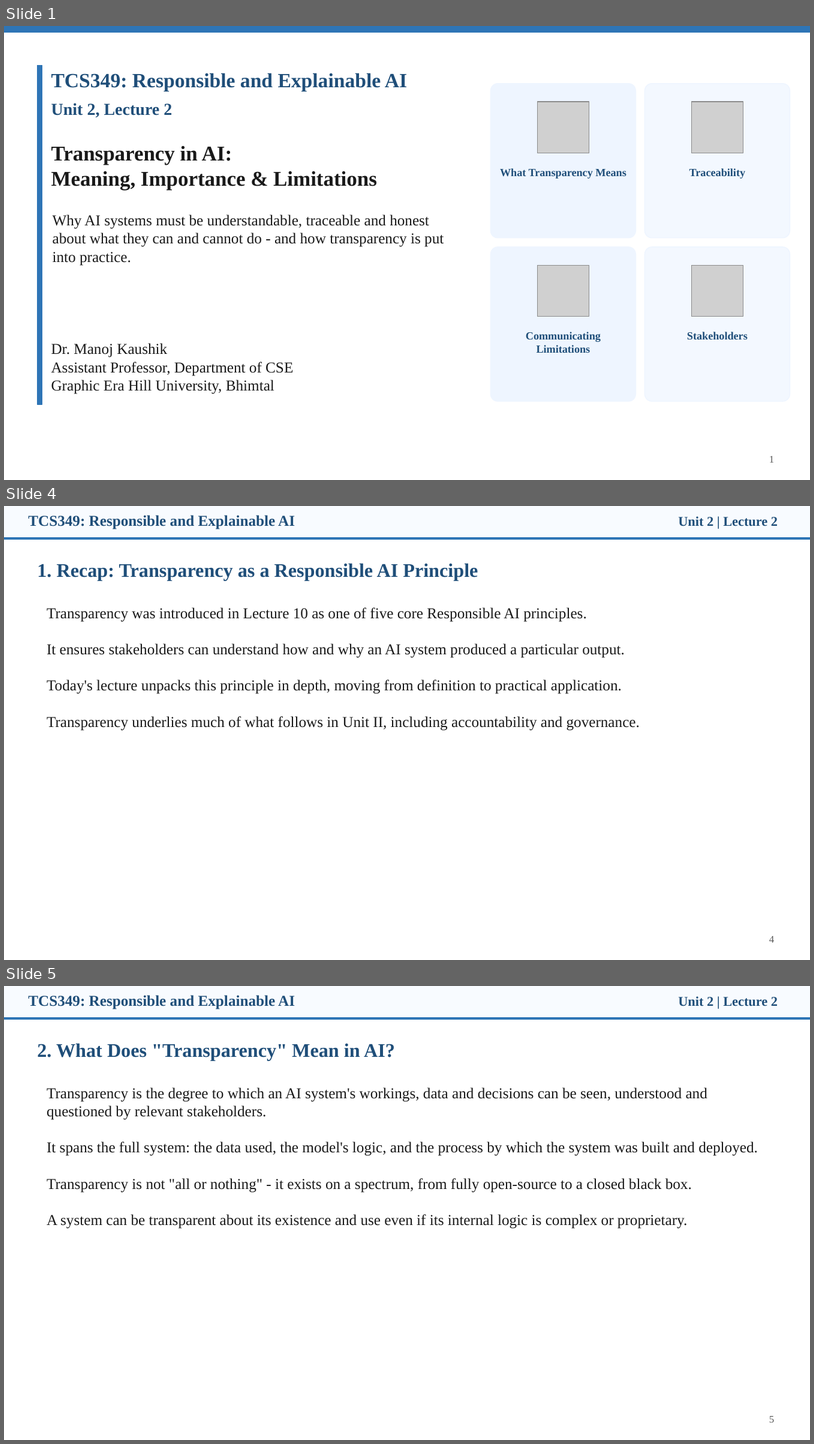
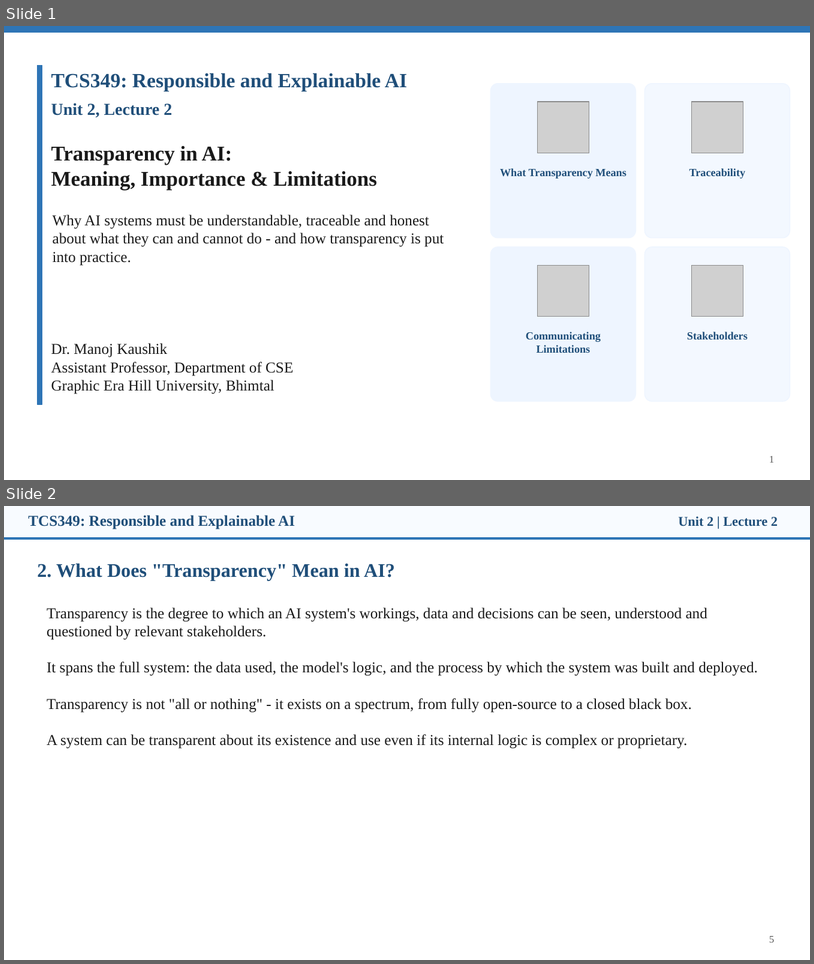
Before and after one commit to manojkaushik/manojkaushik.github.io, a slide deck: assets/TCS349/Unit-2/Lecture2_Transparency_in_AI.pptx. Shown one above the other, each under a label of ours: slides 1, 4 and 5 before the commit, slides 1 and 2 after it; the slides between them are not shown. The pictures are 814x1444 and 814x964 pixels, drawn with LibreOffice and Linux fonts; fonts in the diff are those of the drawing; grey boxes stand for pictures. Boxes give left, top, right and bottom in pixels: in the first picture for what was removed or moved away, otherwise in the second. Text is boxed around its words. In the diff, an @@ line names an element or a change of style, - is before the commit and + after.

```diff
--- a/assets/TCS349/Unit-2/Lecture2_Transparency_in_AI.pptx
+++ b/assets/TCS349/Unit-2/Lecture2_Transparency_in_AI.pptx
@@ slide 4 removed at bbox=[4, 506, 810, 960], background #FFFFFF @@
@@ rectangle removed at bbox=[4, 506, 810, 539] @@
@@ text removed at bbox=[28, 515, 295, 529] @@
-TCS349: Responsible and Explainable AI
@@ text removed at bbox=[678, 516, 778, 526] @@
-Unit 2 | Lecture 2
@@ rectangle removed at bbox=[4, 537, 810, 539] @@
@@ text removed at bbox=[37, 563, 478, 581] @@
-1. Recap: Transparency as a Responsible AI Principle
@@ text removed at bbox=[47, 607, 640, 730] @@
-Transparency was introduced in Lecture 10 as one of five core Responsible AI principles.
-It ensures stakeholders can understand how and why an AI system produced a particular output.
-Today's lecture unpacks this principle in depth, moving from definition to practical application.
-Transparency underlies much of what follows in Unit II, including accountability and governance.
@@ text removed at bbox=[770, 936, 774, 942] @@
-4
@@ what was slide 5 is now slide 2 @@
```
Also in this commit, not shown: 4 other slides removed, 15 other files.
